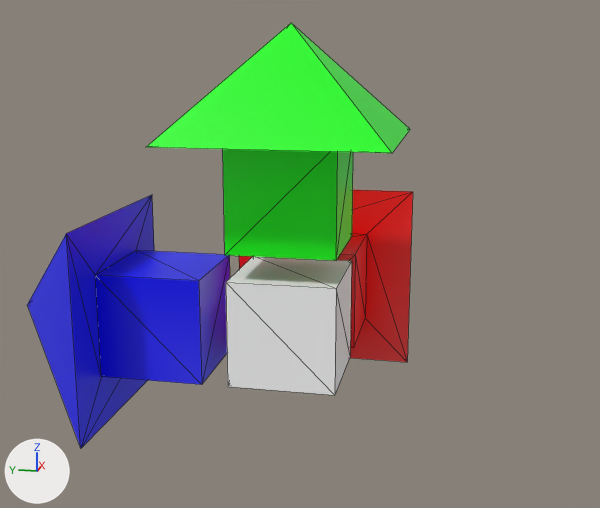
The glTF model assets/models/arrows.gltf: old version first, new version second.
Camera for both pictures: a camera (50 mm lens) standing at (-14.82, -3.12, 5.04) and looking at (1.55, 0.15, 0.95). The axes (+X, +Y, +Z) are drawn at lower left. The lights are the same throughout. Mesh edges are drawn as thin lines. Vertices at the same position are counted once.

The older version as bpy lines, for what is in view:
```python
me_cube = bpy.data.meshes.new('Cube')
me_cube.from_pydata(...)  # 47 vertices, 78 faces; spans x -2.0..5.5, y -2.0..5.5, z -2.0..5.5
me_cube.materials.append(mat_material)
ob_cube = bpy.data.objects.new('Cube', me_cube)
ob_cube.location = (0.0, 0.0, 0.0)
```
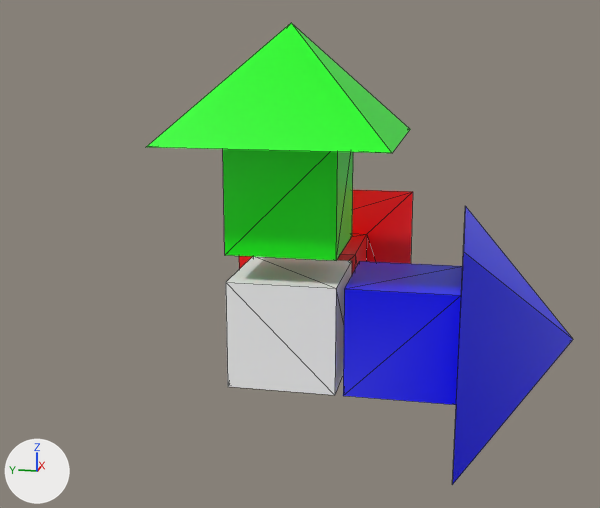
Changed parts and their boxes [x1, y1, x2, y2] in the pictures (600 x 508 px; the box of a moved part takes in the faces that stretch with it):
'Cube', reshaped (10% wider, 9% taller): before [27, 23, 413, 448]; after [147, 23, 573, 485]
part 1 of me_cube, moved or reshaped: before [27, 195, 230, 448]; after [343, 206, 573, 485]

The change, as a diff of the scene's bpy script:
```diff
--- a/assets/models/arrows.gltf.py
+++ b/assets/models/arrows.gltf.py
@@ me_cube @@
 me_cube.from_pydata(...)  # 47 vertices, 78 faces; spans x -2.0..5.5, y -2.0..5.5, z -2.0..5.5
 # used by ob_cube; location = (0.0, 0.0, 0.0)
+# me_cube part 1: the loose piece of 13 vertices spanning x -2.0..2.0, y 1.5..5.5, z -2.0..2.0 is mirrored in y about its middle, then moved by (0.0, -6.65, 0.0)
 me_cube.materials.append(mat_material)
```
